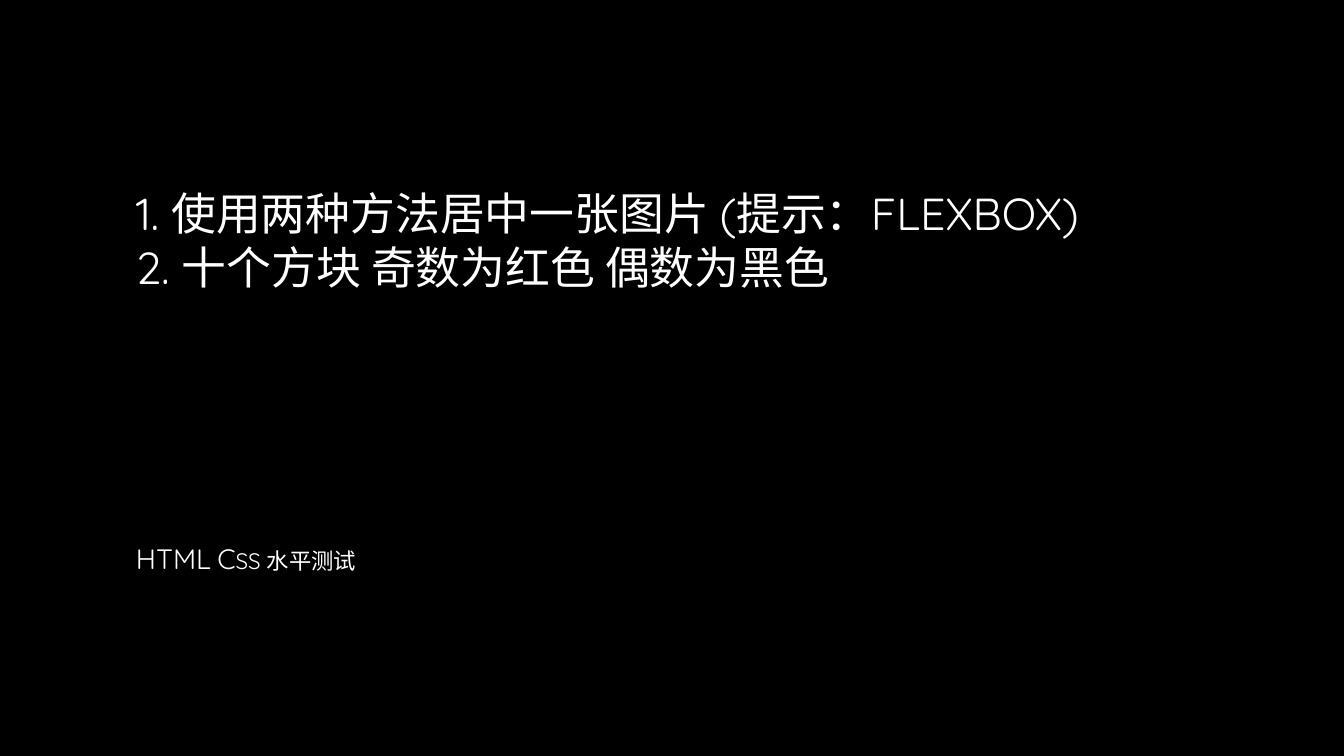
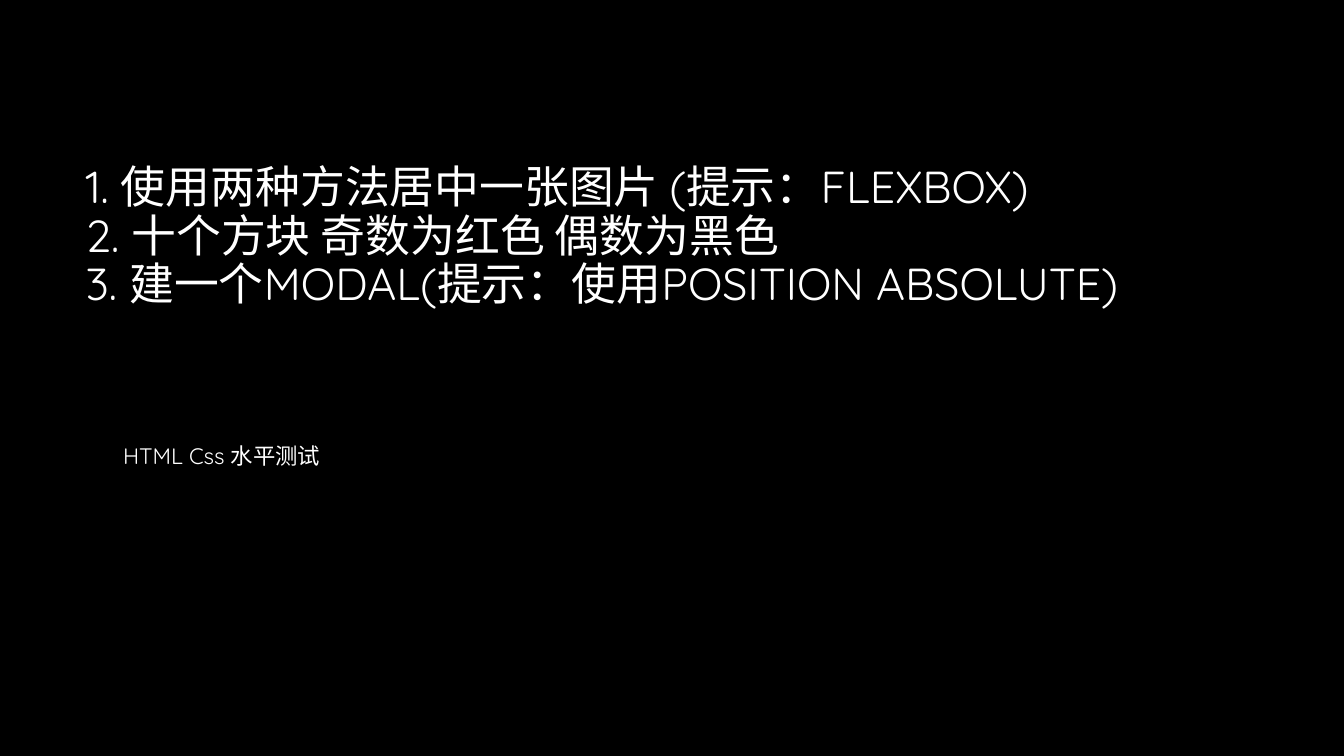
Before and after one commit to lee813/ECVFrontend, a slide deck: slide 9 of 前端课程.pptx. Drawn at 1344x756 pixels with LibreOffice and Linux fonts; fonts in the diff are those of the drawing; background and template pictures are left out. Boxes give left, top, right and bottom in pixels: in the first picture for what was removed or moved away, otherwise in the second. Text is boxed around its words. In the diff, an @@ line names an element or a change of style, - is before the commit and + after.

Commit message:
powerpoint update

```diff
--- a/前端课程.pptx
+++ b/前端课程.pptx
@@ title at <box>86,165,1118,309</box>: text changed; text colour gradient #FFFFFF to #A6A6A6 to #FFFFFF @@
-1. 使用两种方法居中一张图片 (提示：FLEXBOX)
-2. 十个方块 奇数为红色 偶数为黑色
+1. 使用两种方法居中一张图片 (提示：FLEXBOX)
+2. 十个方块 奇数为红色 偶数为黑色
+3. 建一个MODAL(提示：使用POSITION ABSOLUTE)
@@ text "HTML Css 水平测试": place and size @@
-text "HTML Css 水平测试" at <box>136,549,356,571</box>
+text "HTML Css 水平测试" at <box>123,445,320,466</box>
@@ text "HTML Css 水平测试" at <box>123,445,320,466</box>: size 20 to 16 pt, text colour gradient #FFFFFF to #BFBFBF to #FFFFFF, small capitals off; line spacing 1 to 0.9 @@
```
Also in this commit, not shown: 39 other slides changed, 5 slides added, 2 slides removed.
